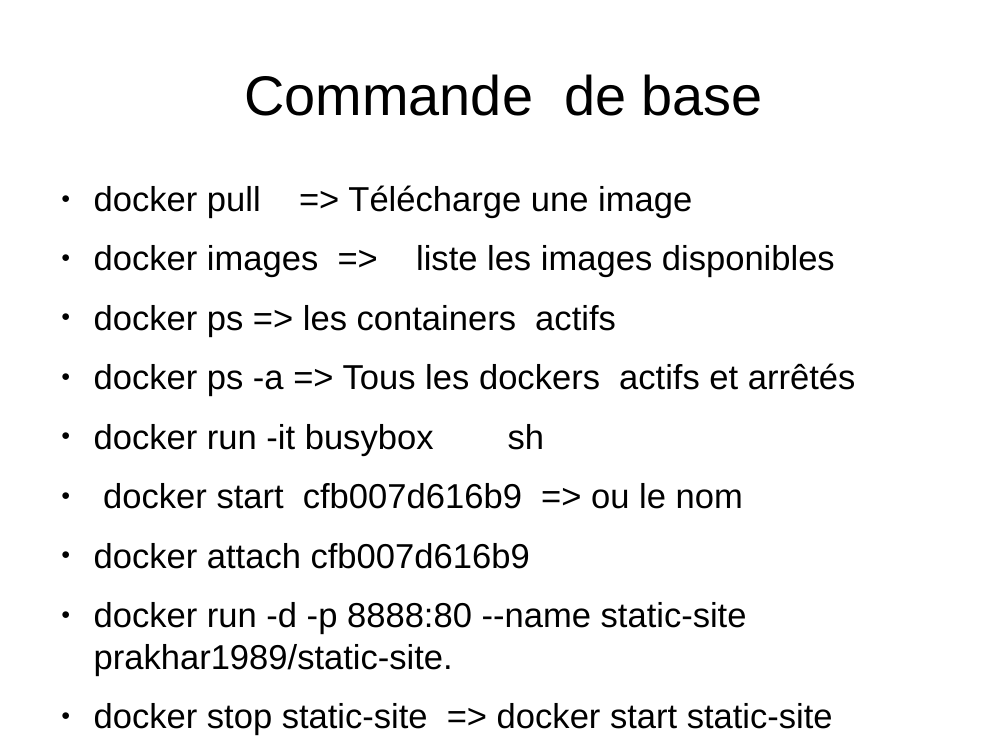
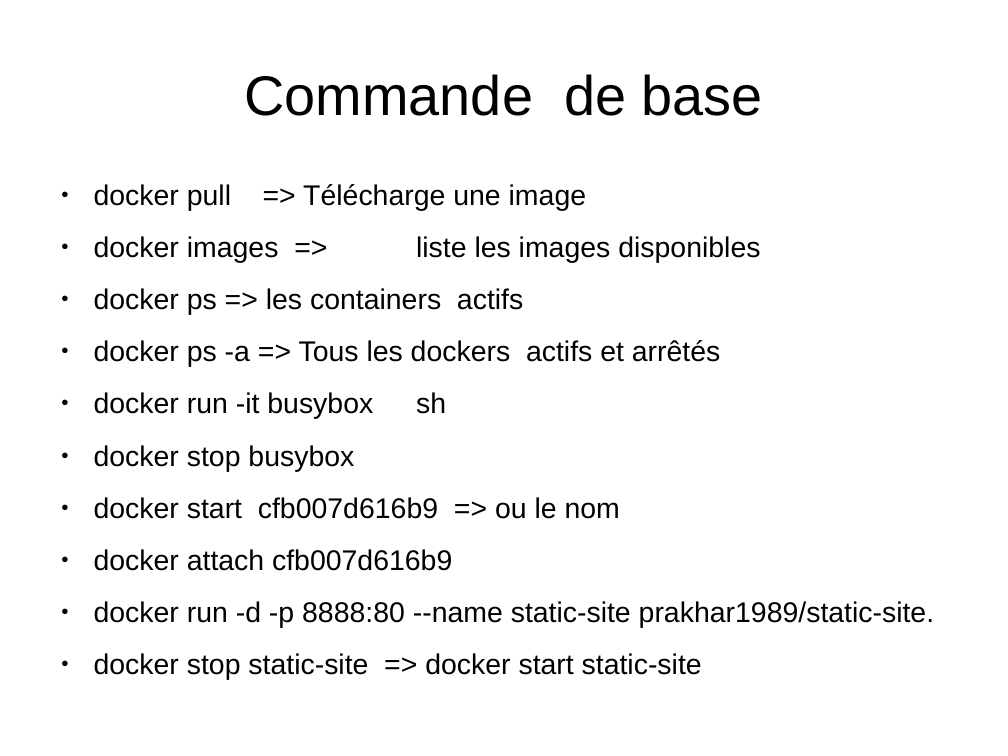
Before and after one commit to heylve/current, a slide deck: slide 3 of Rencontre_devs/docker_dev_conf_20_11_2017.odp. Drawn at 1008x756 pixels with LibreOffice and Linux fonts; fonts in the diff are those of the drawing. Boxes give left, top, right and bottom in pixels: in the first picture for what was removed or moved away, otherwise in the second. Text is boxed around its words. In the diff, an @@ line names an element or a change of style, - is before the commit and + after.

Commit message:
pres docker

```diff
--- a/Rencontre_devs/docker_dev_conf_20_11_2017.odp
+++ b/Rencontre_devs/docker_dev_conf_20_11_2017.odp
@@ text at [94,184,935,680]: size 27.2 to 22.4 pt @@
@@ text at [94,445,354,471]: paragraph added @@
+● docker stop busybox
```
Also in this commit, not shown: 1 other slide changed, 1 slide added, 1 slide removed.
